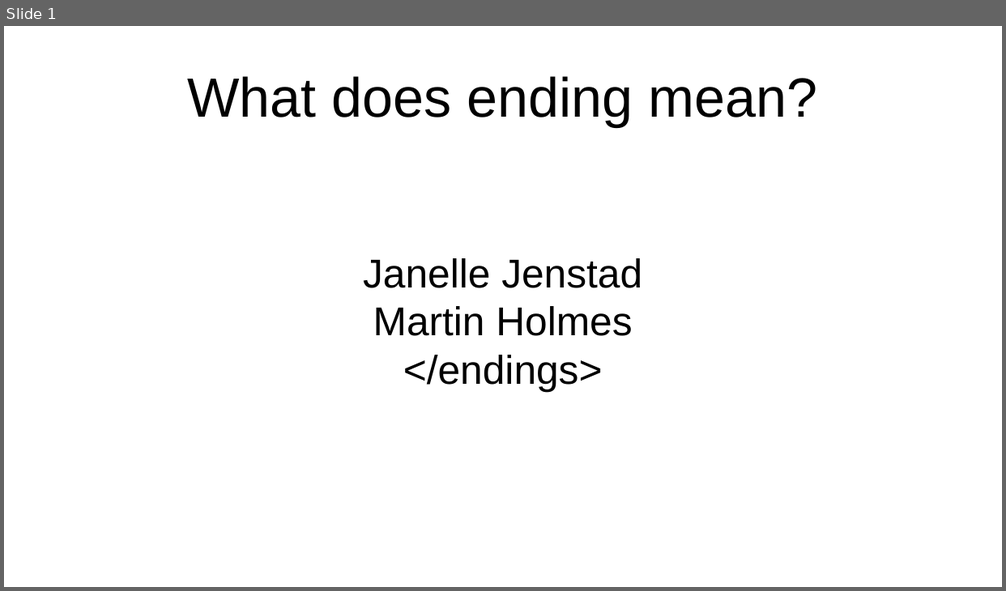
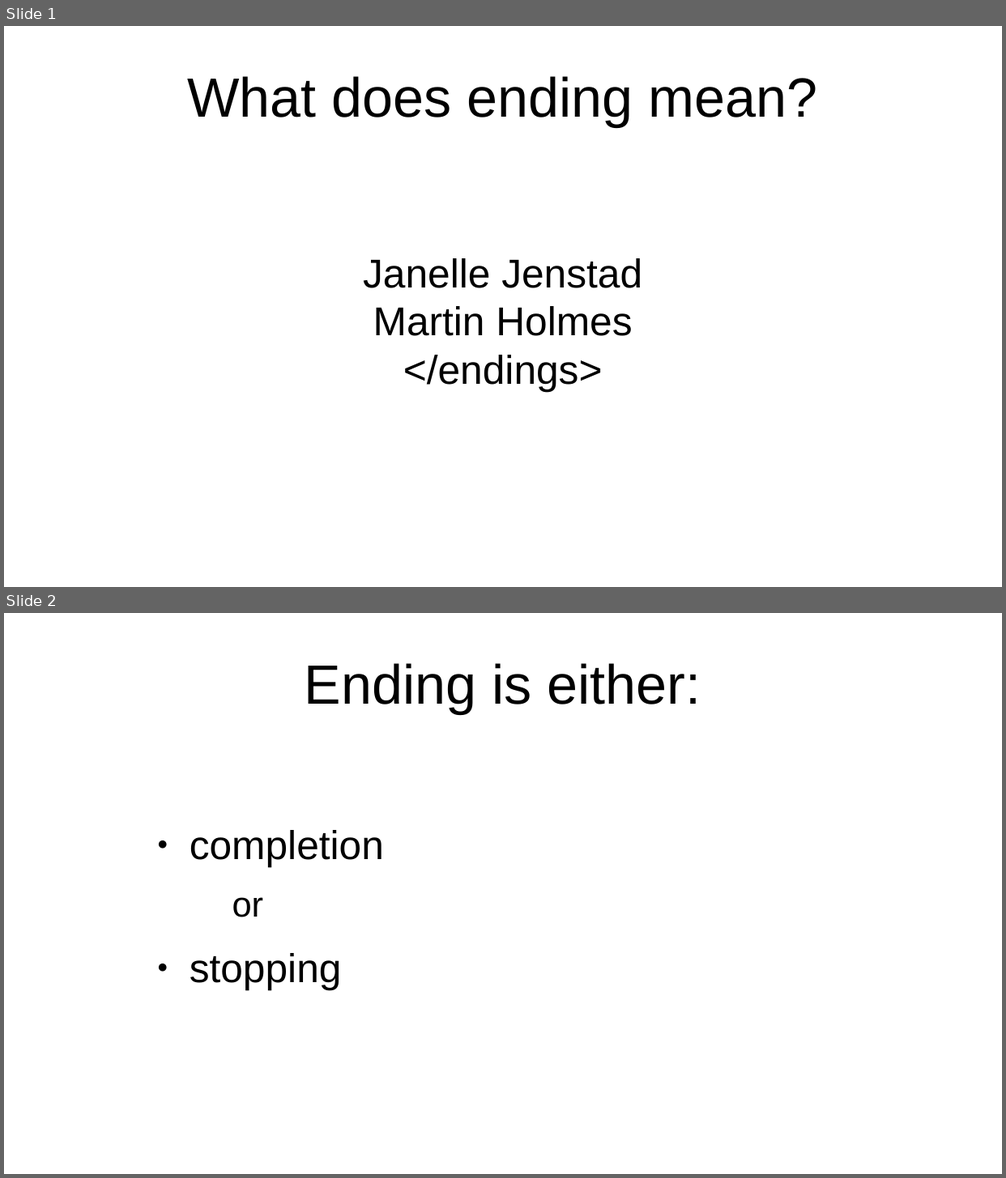
Before and after one commit to projectEndings/Endings, a slide deck: presentations/dhsi2019/what_does_ending_mean.odp. Shown one above the other, each under a label of ours: slide 1 before the commit, slides 1 and 2 after it. The pictures are 1006x591 and 1006x1178 pixels, drawn with LibreOffice and Linux fonts; fonts in the diff are those of the drawing; background and template pictures are left out. Boxes give left, top, right and bottom in pixels: in the first picture for what was removed or moved away, otherwise in the second. Text is boxed around its words. In the diff, an @@ line names an element or a change of style, - is before the commit and + after.

```diff
--- a/presentations/dhsi2019/what_does_ending_mean.odp
+++ b/presentations/dhsi2019/what_does_ending_mean.odp
@@ slide 2 added at [4,613,1002,1174], background #FFFFFF @@
@@ title added at [305,663,701,714], 44 pt, text #000000 @@
+Ending is either:
@@ text added at [189,830,384,990], 32 pt, text #000000 @@
+● completion
+  or
+● stopping
```
Also in this commit, not shown: 21 other slides added, 12 other files.
